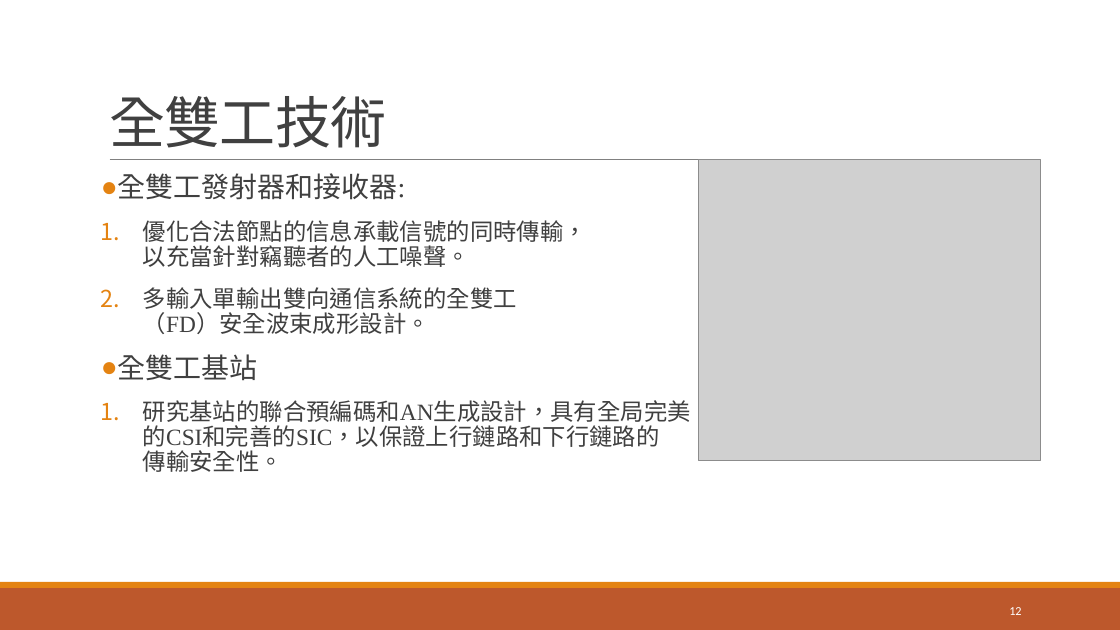
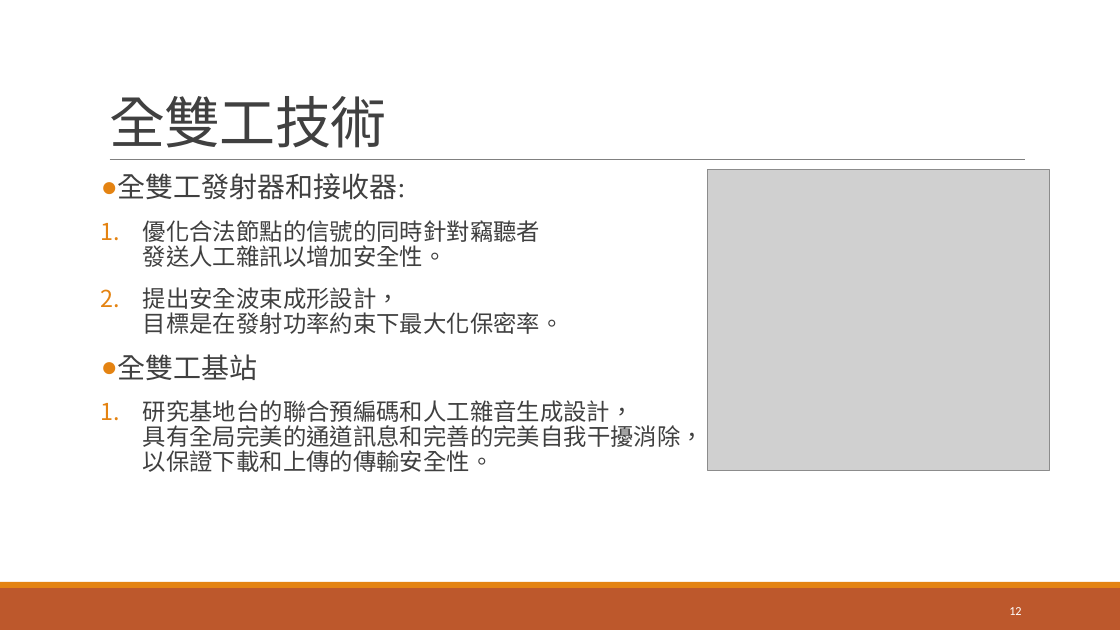
Before and after one commit to hrne/teach_java, a slide deck: slide 12 of 期末簡報_5G.pptx. Drawn at 1120x630 pixels with LibreOffice and Linux fonts; fonts in the diff are those of the drawing; grey boxes stand for pictures. Boxes give left, top, right and bottom in pixels: in the first picture for what was removed or moved away, otherwise in the second. Text is boxed around its words. In the diff, an @@ line names an element or a change of style, - is before the commit and + after.

```diff
--- a/期末簡報_5G.pptx
+++ b/期末簡報_5G.pptx
@@ picture: place and size @@
-picture at [698, 160, 1040, 460]
+picture at [708, 170, 1050, 471]
@@ text at [143, 220, 564, 334]: text changed @@
-1. 優化合法節點的信息承載信號的同時傳輸，
-   以充當針對竊聽者的人工噪聲。
-2. 多輸入單輸出雙向通信系統的全雙工
-   （FD）安全波束成形設計。
+1. 優化合法節點的信號的同時針對竊聽者
+   發送人工雜訊以增加安全性。
+2. 提出安全波束成形設計，
+   目標是在發射功率約束下最大化保密率。
@@ text at [143, 400, 704, 472]: text changed @@
-1. 研究基站的聯合預編碼和AN生成設計，具有全局完美
-   的CSI和完善的SIC，以保證上行鏈路和下行鏈路的
-   傳輸安全性。
+1. 研究基地台的聯合預編碼和人工雜音生成設計，
+   具有全局完美的通道訊息和完善的完美自我干擾消除，
+   以保證下載和上傳的傳輸安全性。
```
Also in this commit, not shown: 12 other slides changed, 1 other file.
